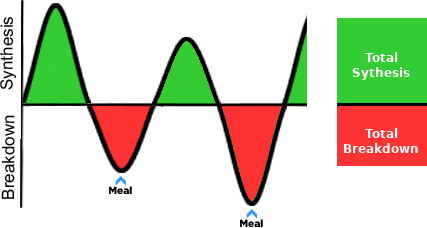
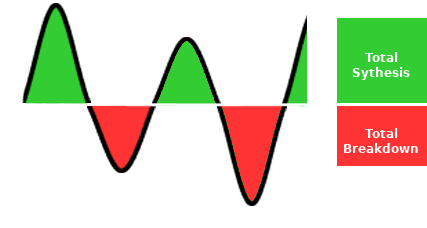
Layered file, before and after one edit (427 x 228). Changes by layer:
painted on "Axes" over [20, 0, 307, 208]
painted on "Protein Balance Bar" over [337, 103, 427, 106]
painted on "Meal Arrow 2" over [240, 209, 263, 228]
painted on "Meal Arrow 1" over [109, 176, 132, 195]
painted on "Breakdown copy" over [1, 115, 15, 199]
painted on "Synthesis copy" over [0, 17, 16, 90]
